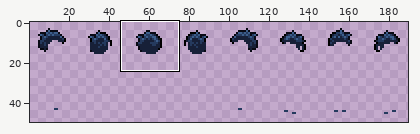
Sprite sheet -- assets/npc/human/hair/hair_1.png. Above, an overview of the earlier version with the close-up marked.
Close-up. First the earlier version:
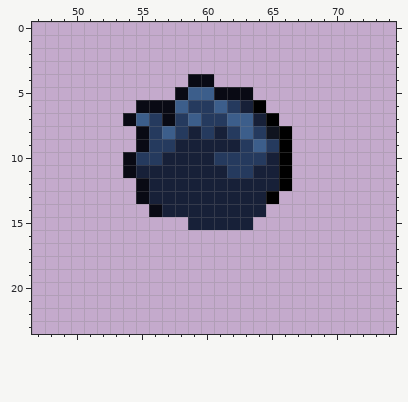
The file is 192x64 pixels. Shown: x 47..74, y 0..23. The wide view leaves out empty margins.
Once edited:
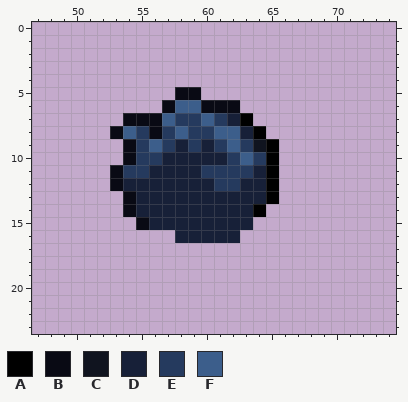
Palette (. is transparent): A #000000  B #090a14  C #10141f  D #172038  E #253a5e  F #3c5e8b
Edits made:
@@ x 51..68 @@
  3 ..................
- 4 ........BB........
- 5 .......BFFBBB.....
- 6 ....BBBFEEFEDA....
- 7 ...BFEBEFEEFFDA...
- 8 ....BEFEDEDEFECA..
- 9 ....BEEDDDDDEFEA..
-10 ...BEEDDDDEEEEDA..
-11 ...BDDDDDDDEEDDA..
-12 ....BDDDDDDDDDDA..
-13 ....BDDDDDDDDDA...
-14 .....BDDDDDDDD....
-15 ........DDDDD.....
-16 ..................
+ 4 ..................
+ 5 .......BB.........
+ 6 ......BFFBBB......
+ 7 ...BBBFEEFEDA.....
+ 8 ..BFEBEFEEFFDA....
+ 9 ...BEFEDEDEFECA...
+10 ...BEEDDDDDEFEA...
+11 ..BEEDDDDEEEEDA...
+12 ..BDDDDDDDEEDDA...
+13 ...BDDDDDDDDDDA...
+14 ...BDDDDDDDDDA....
+15 ....BDDDDDDDD.....
+16 .......DDDDD......
 17 ..................
